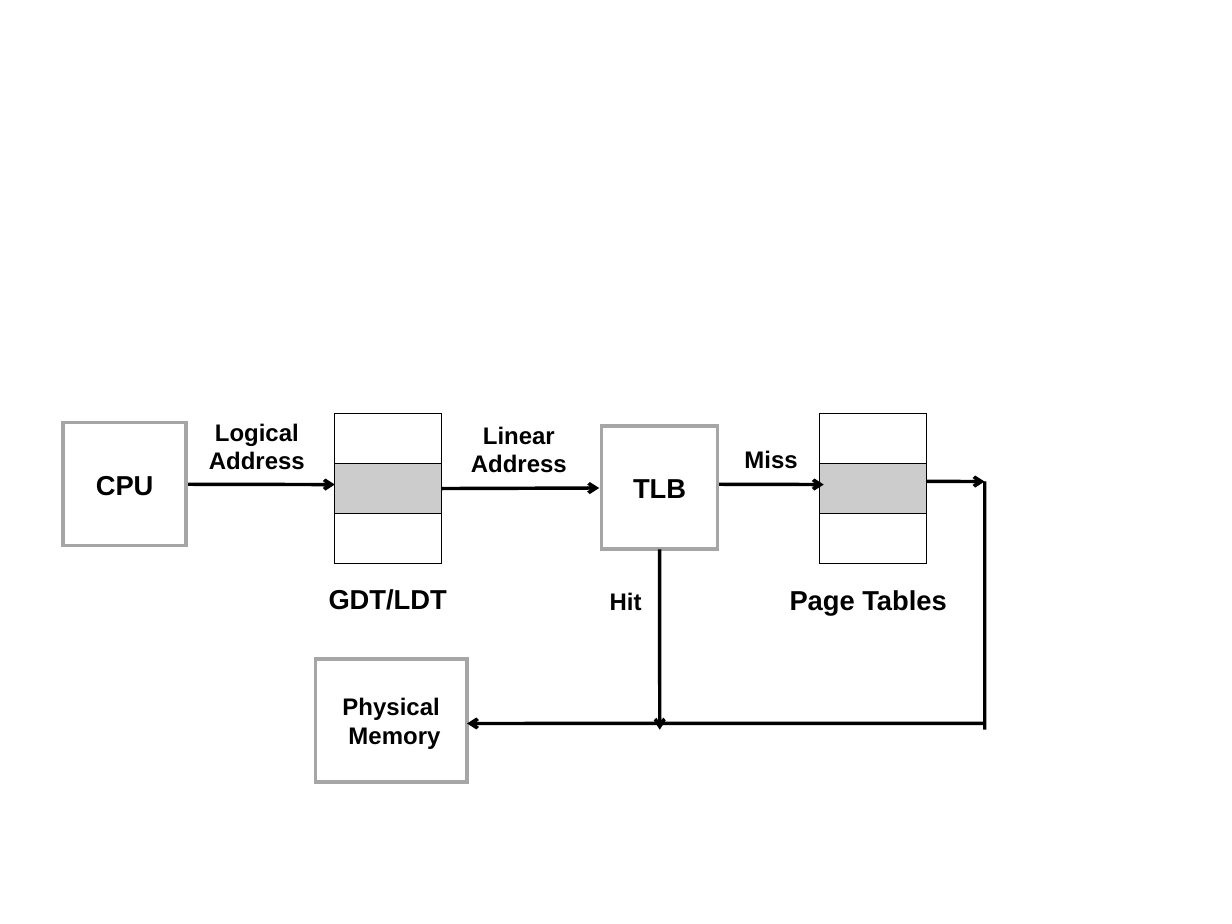
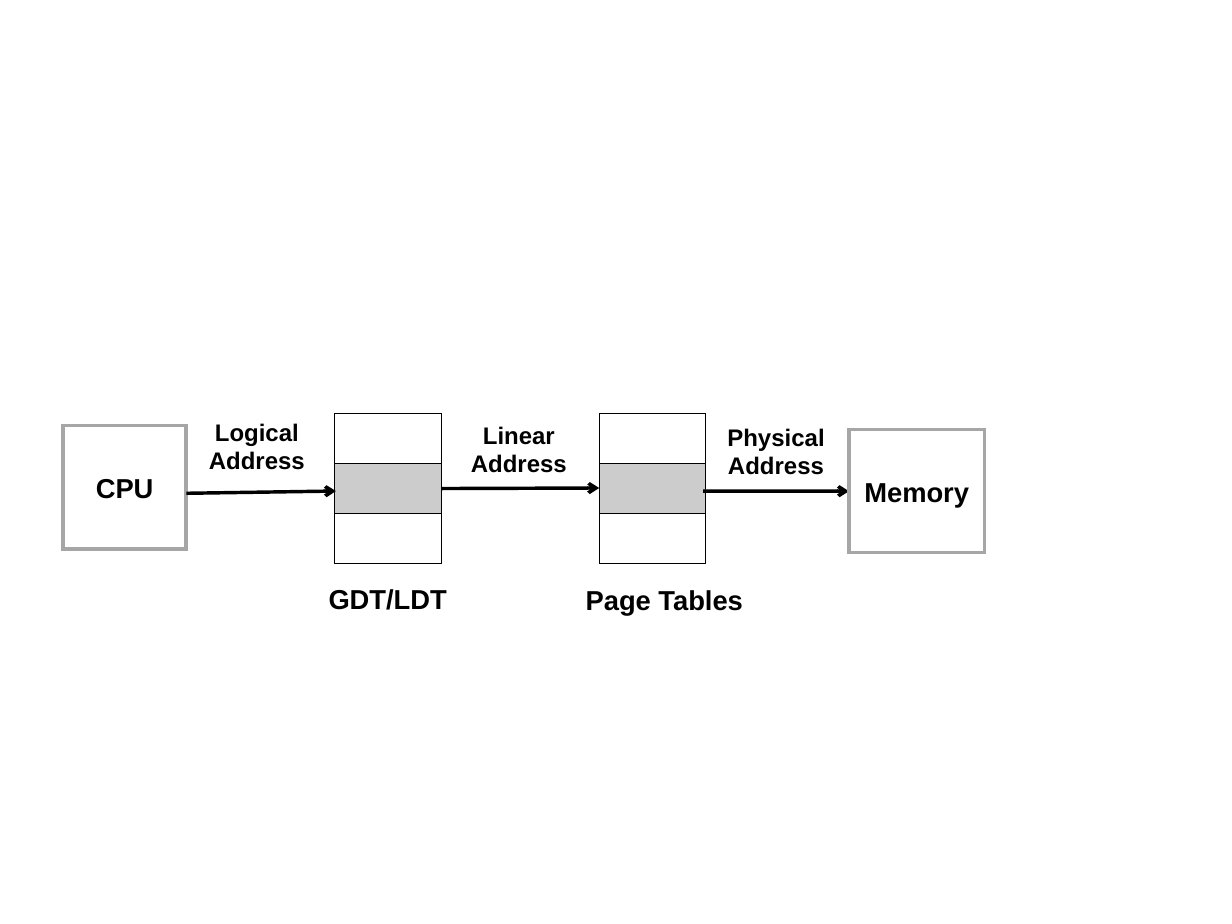
Before and after one commit to strongerwill/FastIO, a slide deck: slide 1 of doc/paper/paper_latex/fastio_v5/image/background/x86-address-translation.ppt. Drawn at 1232x924 pixels with LibreOffice and Linux fonts; fonts in the diff are those of the drawing. Boxes give left, top, right and bottom in pixels: in the first picture for what was removed or moved away, otherwise in the second. Text is boxed around its words. In the diff, an @@ line names an element or a change of style, - is before the commit and + after.

```diff
--- a/doc/paper/paper_latex/fastio_v5/image/background/x86-address-translation.ppt
+++ b/doc/paper/paper_latex/fastio_v5/image/background/x86-address-translation.ppt
@@ table: place and size @@
-table at (819,414,926,564)
+table at (599,414,706,564)
@@ rectangle removed at (601,426,717,549) @@
-TLB
@@ text added at (727,428,824,475), 14 pt, text #000000, bold @@
+Physical Address
@@ rectangle "Memory": place and size @@
-rectangle "Memory" at (315,659,467,782)
+rectangle "Memory" at (849,430,984,553)
@@ rectangle "Memory" at (849,430,984,553): size 14 to 16 pt @@
@@ text removed at (744,450,797,469) @@
-Miss
@@ arrow moved from (186, 484) - (335, 484) to (186, 493) - (336, 492) @@
@@ arrow moved from (717, 484) - (824, 484) to (703, 492) - (849, 492) @@
@@ arrow removed from (926, 482) to (984, 482) @@
@@ line removed from (984, 729) to (984, 482) @@
@@ text "Page Tables": place and size @@
-text "Page Tables" at (790,590,946,616)
+text "Page Tables" at (586,590,742,616)
@@ arrow removed from (659, 549) to (660, 729) @@
@@ text removed at (610,592,642,611) @@
-Hit
@@ text in rectangle at (342,697,439,720): paragraph removed @@
-Physical
@@ arrow removed from (984, 723) to (467, 723) @@
```
Also in this commit, not shown: 12 other files.
